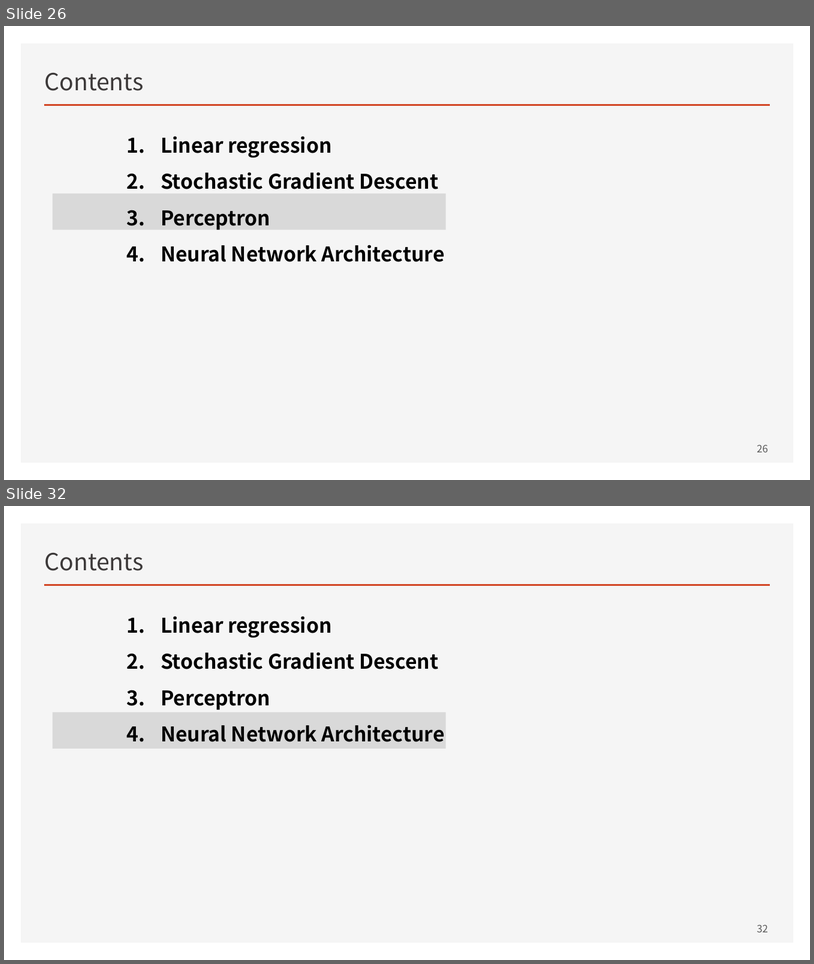
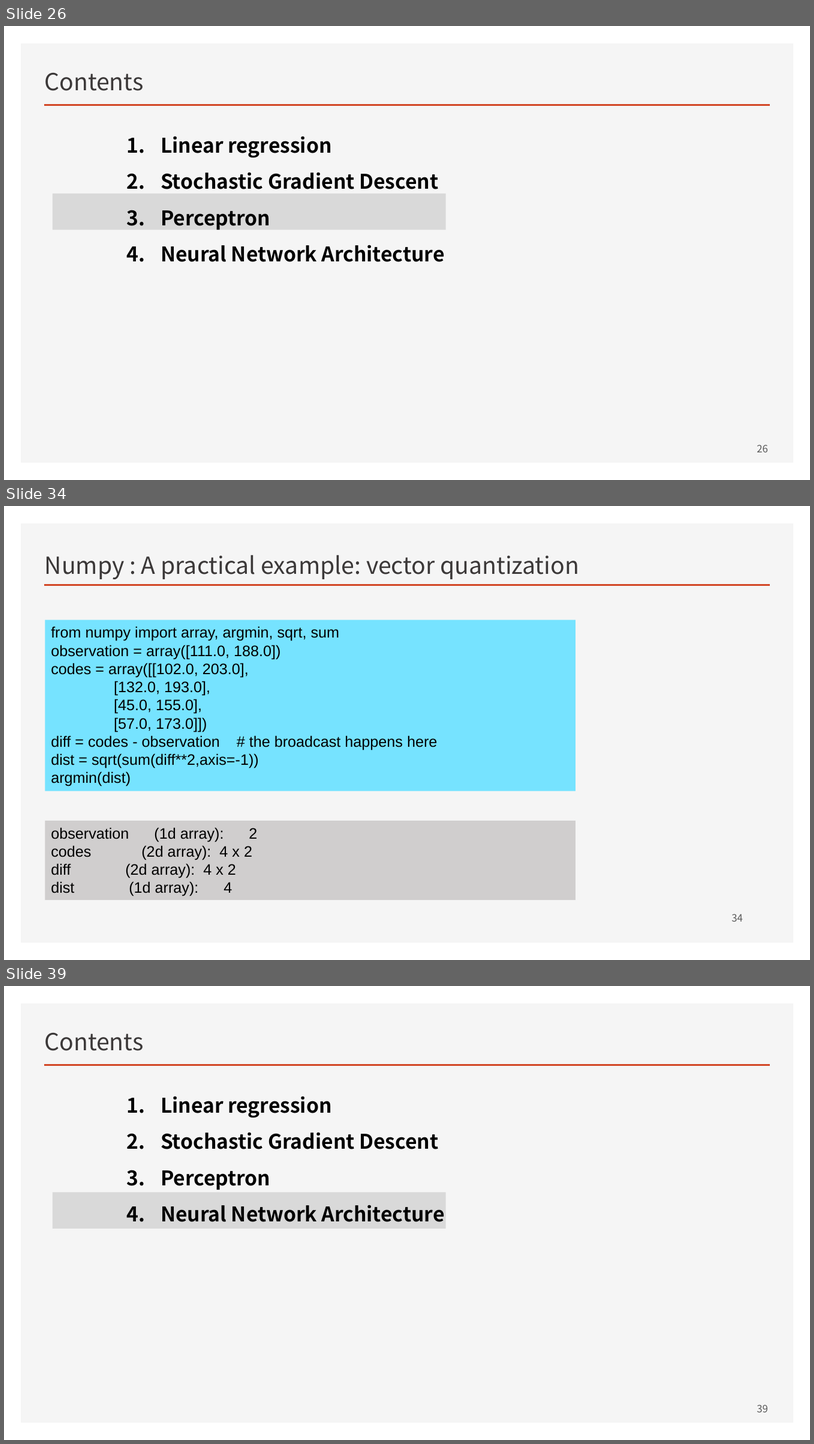
Before and after one commit to ancestor9/mathematics-for-machine-learning, a slide deck: Linear_Algebra/w4_Perceptron_Regression.pptx. Shown one above the other, each under a label of ours: slides 26 and 32 before the commit, slides 26, 34 and 39 after it; the slides between them are not shown. The pictures are 814x964 and 814x1444 pixels, drawn with LibreOffice and Linux fonts; fonts in the diff are those of the drawing; background and template pictures are left out. Boxes give left, top, right and bottom in pixels: in the first picture for what was removed or moved away, otherwise in the second. Text is boxed around its words. In the diff, an @@ line names an element or a change of style, - is before the commit and + after.

```diff
--- a/Linear_Algebra/w4_Perceptron_Regression.pptx
+++ b/Linear_Algebra/w4_Perceptron_Regression.pptx
@@ slide 34 added at <box>4,506,810,960</box>, background #FFFFFF; not listed: 2 template elements that a slide beside it also shows @@
@@ text added at <box>45,555,579,579</box>, 28 pt, text #3B3838 @@
+Numpy : A practical example: vector quantization
@@ rectangle added at <box>45,620,576,791</box>, fill #76E3FF, 18 pt, text #000000 @@
+from numpy import array, argmin, sqrt, sum
+observation = array([111.0, 188.0])
+codes = array([[102.0, 203.0],
+[132.0, 193.0],
+[45.0, 155.0],
+[57.0, 173.0]])
+diff = codes - observation # the broadcast happens here
+dist = sqrt(sum(diff**2,axis=-1))
+argmin(dist)
@@ rectangle added at <box>45,820,576,900</box>, fill #D0CECE, 18 pt, text #000000 @@
+observation (1d array): 2
+codes (2d array): 4 x 2
+diff (2d array): 4 x 2
+dist (1d array): 4
@@ page number added at <box>732,913,743,921</box>, 12 pt, text #595959 @@
+34
@@ what was slide 32 is now slide 39 @@
@@ page number at <box>757,1404,768,1412</box>: text changed @@
-32
+39
```
Also in this commit, not shown: 9 slides changed, 6 other slides added.
